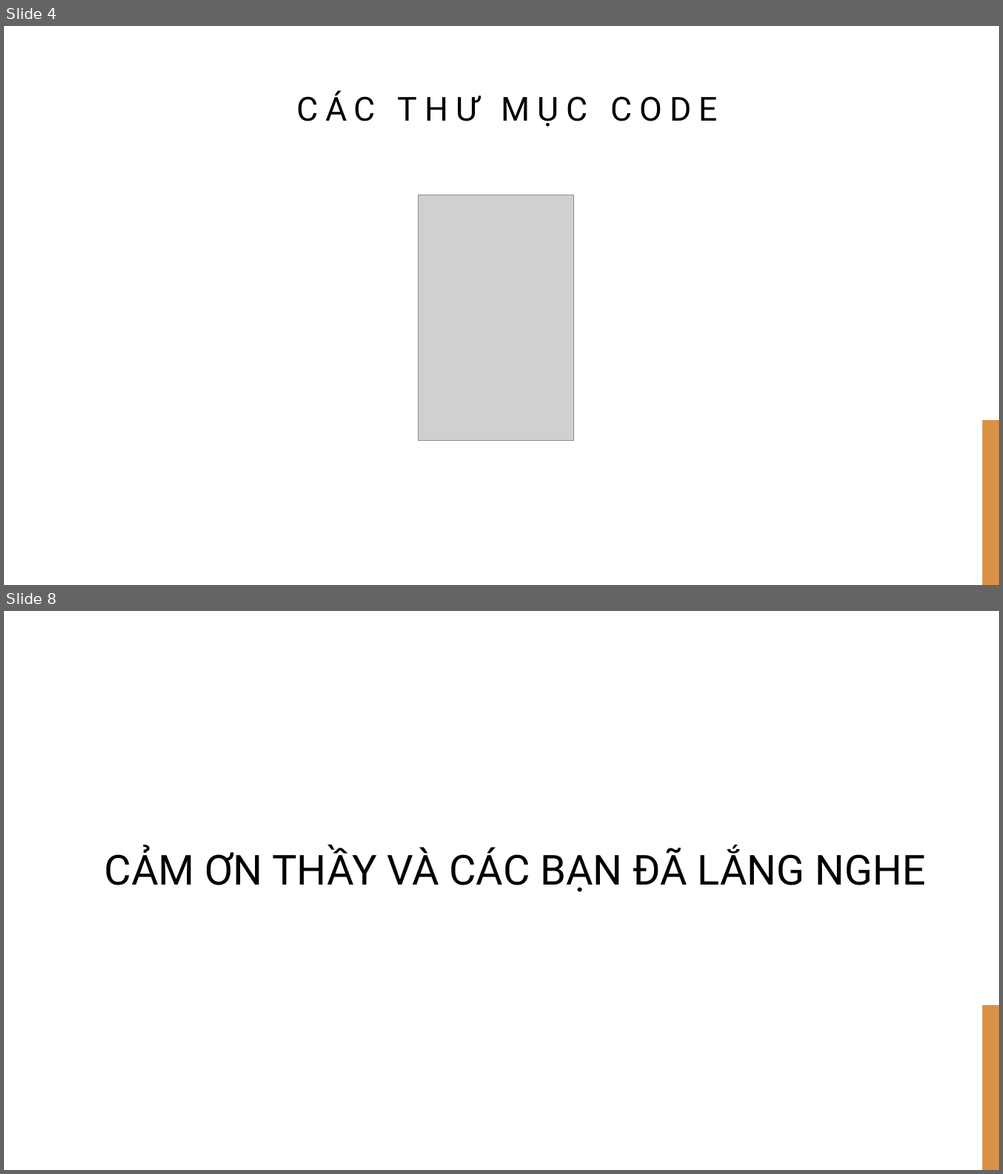
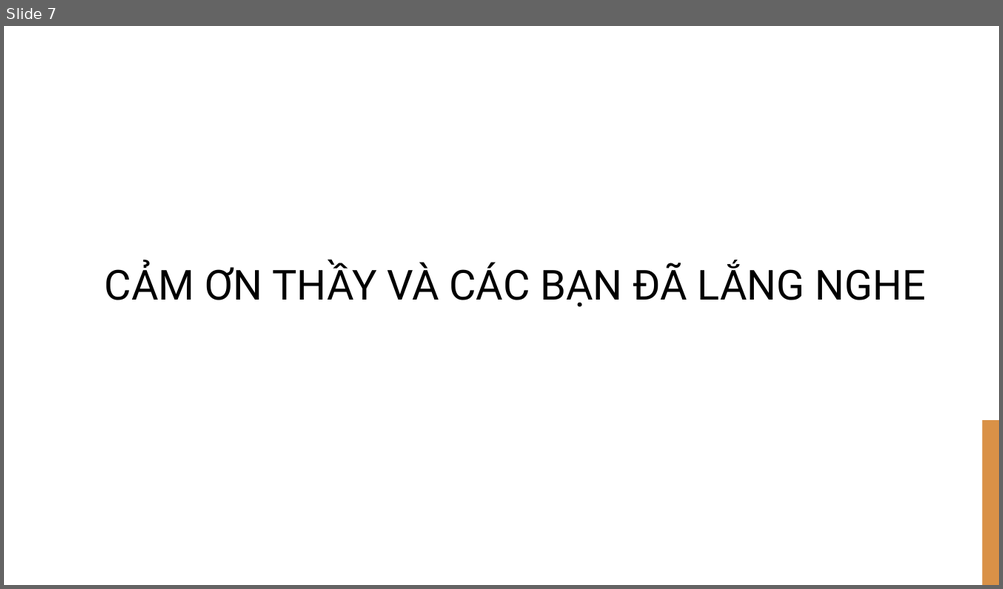
Before and after one commit to HoangVu411/241_BTL_LTNC_TRUONGHOANGVU, a slide deck: 241_BTL_LTNC_TRUONGHOANGVU.pptx. Shown one above the other, each under a label of ours: slides 4 and 8 before the commit, slide 7 after it; the slides between them are not shown. The pictures are 1003x1174 and 1003x589 pixels, drawn with LibreOffice and Linux fonts; fonts in the diff are those of the drawing; grey boxes stand for pictures; background and template pictures are left out. Boxes give left, top, right and bottom in pixels: in the first picture for what was removed or moved away, otherwise in the second. Text is boxed around its words. In the diff, an @@ line names an element or a change of style, - is before the commit and + after.

```diff
--- a/241_BTL_LTNC_TRUONGHOANGVU.pptx
+++ b/241_BTL_LTNC_TRUONGHOANGVU.pptx
@@ slide 4 removed at bbox=[4, 26, 999, 585], background #FFFFFF; not listed: 1 template element that a slide beside it also shows @@
@@ title removed at bbox=[296, 90, 717, 127] @@
-CÁC THƯ MỤC CODE
@@ picture removed at bbox=[418, 195, 573, 441] @@
@@ what was slide 8 is now slide 7 @@
```
Also in this commit, not shown: 3 slides changed, 3 slides added, 3 other slides removed, 23 other files.
